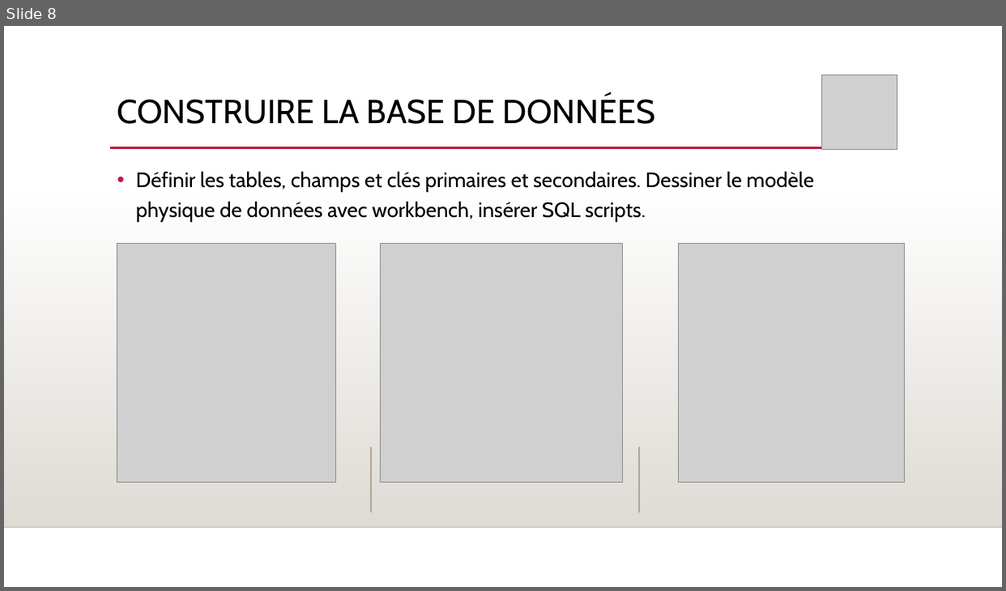
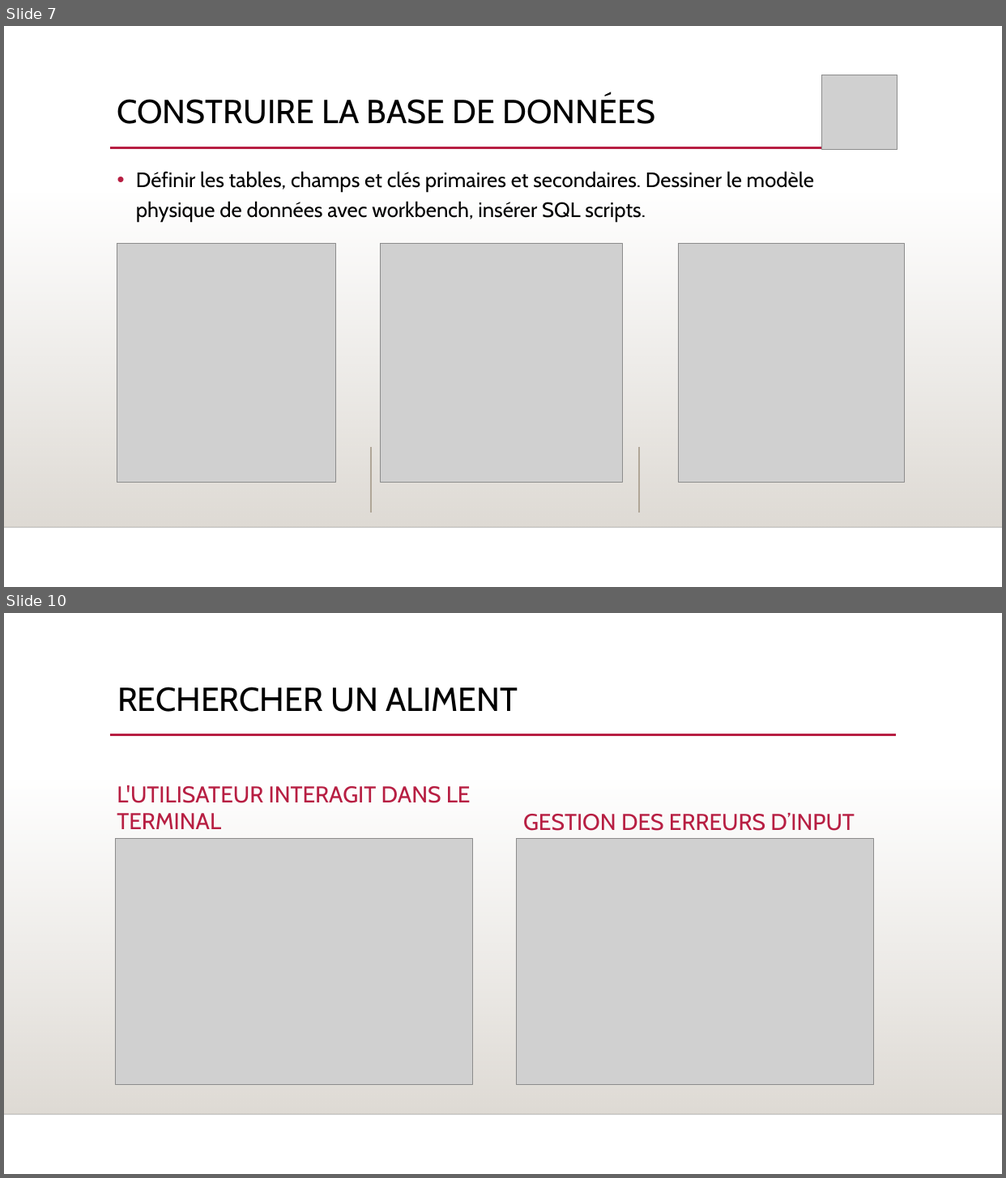
Before and after one commit to Goro-Majima/OpenFoodFacts, a slide deck: SLIDESHOW PROJECT 5.pptx. Shown one above the other, each under a label of ours: slide 8 before the commit, slides 7 and 10 after it; the slides between them are not shown. The pictures are 1006x591 and 1006x1178 pixels, drawn with LibreOffice and Linux fonts; fonts in the diff are those of the drawing; grey boxes stand for pictures; background and template pictures are left out. Boxes give left, top, right and bottom in pixels: in the first picture for what was removed or moved away, otherwise in the second. Text is boxed around its words. In the diff, an @@ line names an element or a change of style, - is before the commit and + after.

```diff
--- a/SLIDESHOW PROJECT 5.pptx
+++ b/SLIDESHOW PROJECT 5.pptx
@@ slide 10 added at (x1=4, y1=613, x2=1002, y2=1174), background picture (left out); not listed: 3 template elements that a slide beside it also shows @@
@@ title added at (x1=117, y1=687, x2=518, y2=712), 32 pt, text #000000 @@
+RECHERCHER UN ALIMENT
@@ text added at (x1=117, y1=786, x2=471, y2=829), 22 pt, text #B71E42 @@
+L'UTILISATEUR INTERAGIT DANS LE TERMINAL
@@ text added at (x1=523, y1=813, x2=854, y2=831), 22 pt, text #B71E42 @@
+GESTION DES ERREURS D’INPUT
@@ picture added at (x1=116, y1=838, x2=473, y2=1084) @@
@@ picture added at (x1=517, y1=838, x2=874, y2=1085) @@
@@ what was slide 8 is now slide 7 @@
```
Also in this commit, not shown: 4 slides changed, 7 other slides added, 2 slides removed, 1 other file.
